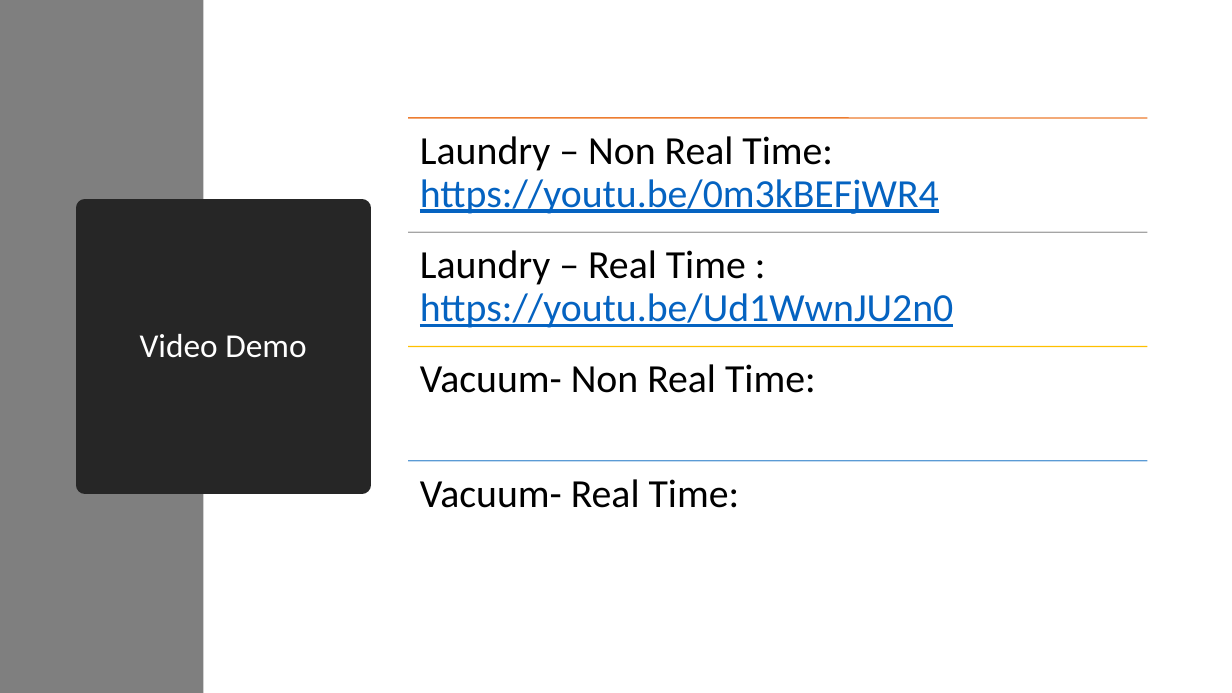
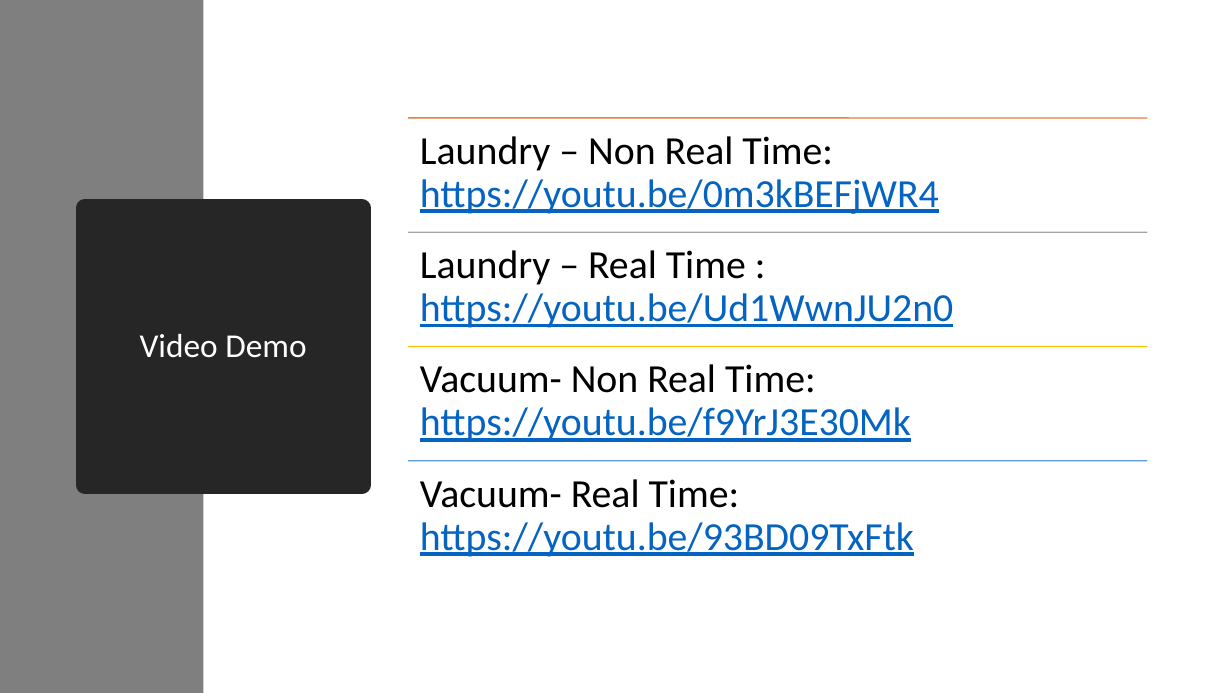
Before and after one commit to codspalaniappan95/Audio-based-activity-recognition, a slide deck: slide 7 of cgrandhi_spalania.pptx. Drawn at 1232x693 pixels with LibreOffice and Linux fonts; fonts in the diff are those of the drawing. Boxes give left, top, right and bottom in pixels: in the first picture for what was removed or moved away, otherwise in the second. Text is boxed around its words. In the diff, an @@ line names an element or a change of style, - is before the commit and + after.

Commit message:
Added vidoes for laundry and vacuum

```diff
--- a/cgrandhi_spalania.pptx
+++ b/cgrandhi_spalania.pptx
@@ text at [420,364,911,442]: text changed; text colour #000000 to #0563C1 @@
-Vacuum- Non Real Time:
+Vacuum- Non Real Time: https://youtu.be/f9YrJ3E30Mk
@@ text at [420,479,914,557]: text changed; text colour #000000 to #0563C1 @@
-Vacuum- Real Time:
+Vacuum- Real Time: https://youtu.be/93BD09TxFtk
```
Also in this commit, not shown: 14 other files.
